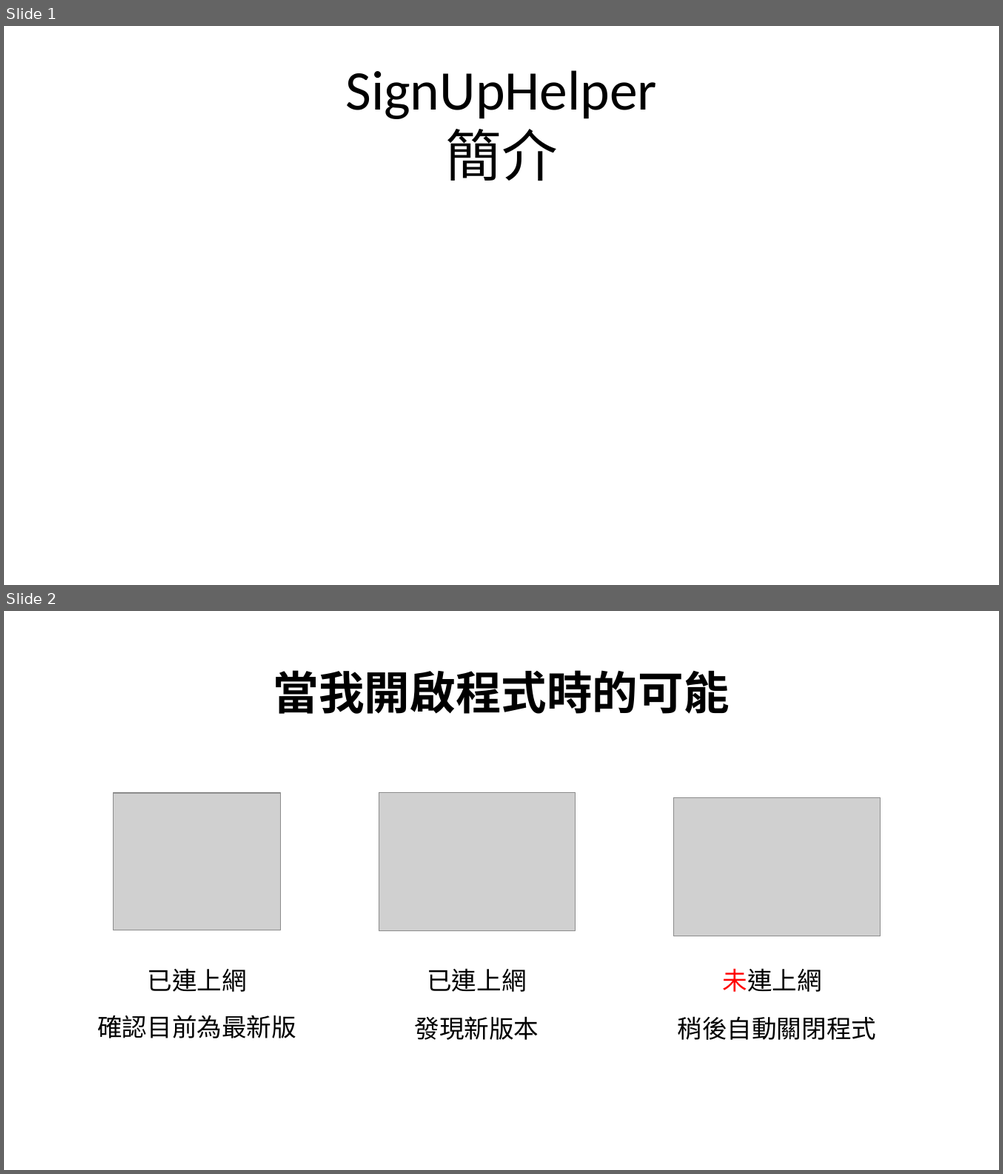
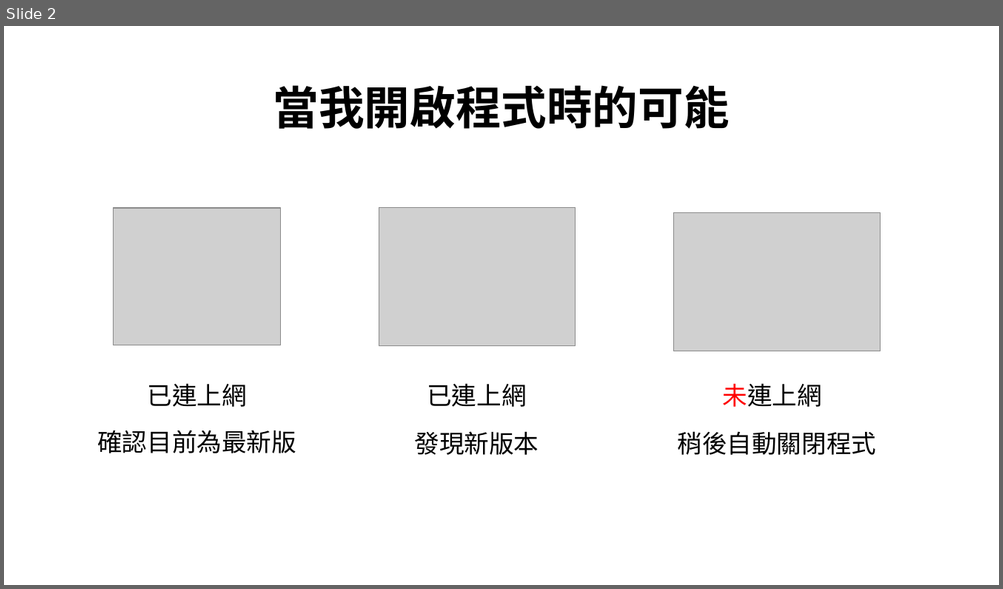
Before and after one commit to Suifeng0214/SignUpHelper, a slide deck: 資訊星球報告.pptx. Shown one above the other, each under a label of ours: slides 1 and 2 before the commit, slide 2 after it. The pictures are 1003x1174 and 1003x589 pixels, drawn with LibreOffice and Linux fonts; fonts in the diff are those of the drawing; grey boxes stand for pictures; background and template pictures are left out. Boxes give left, top, right and bottom in pixels: in the first picture for what was removed or moved away, otherwise in the second. Text is boxed around its words. In the diff, an @@ line names an element or a change of style, - is before the commit and + after.

```diff
--- a/資訊星球報告.pptx
+++ b/資訊星球報告.pptx
@@ slide 1 removed at [4, 26, 999, 585], background #FFFFFF @@
@@ text removed at [345, 70, 657, 181] @@
-SignUpHelper
-簡介
```
Also in this commit, not shown: 2 slides changed, 2 slides added, 4 other files.
